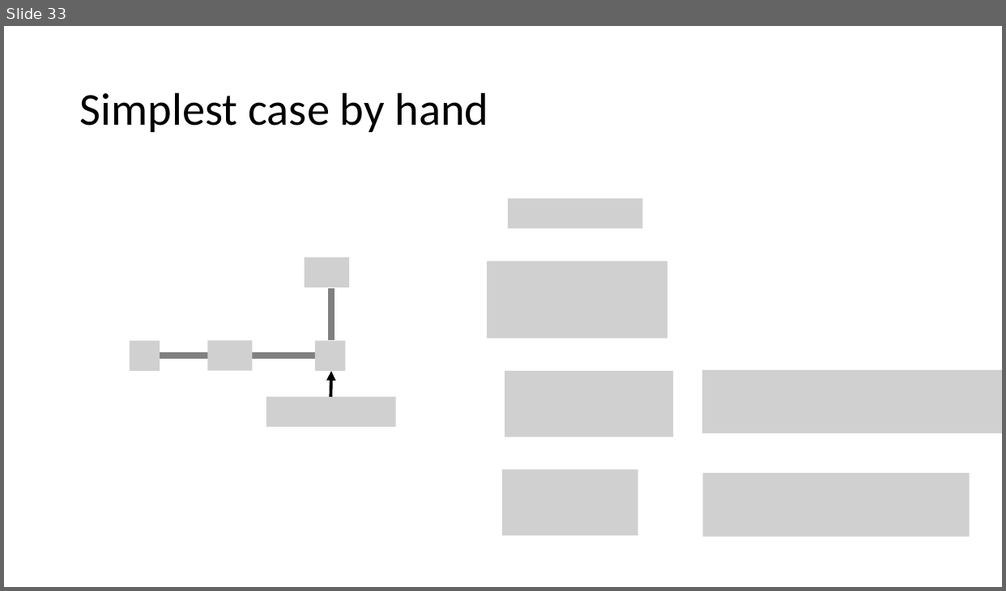
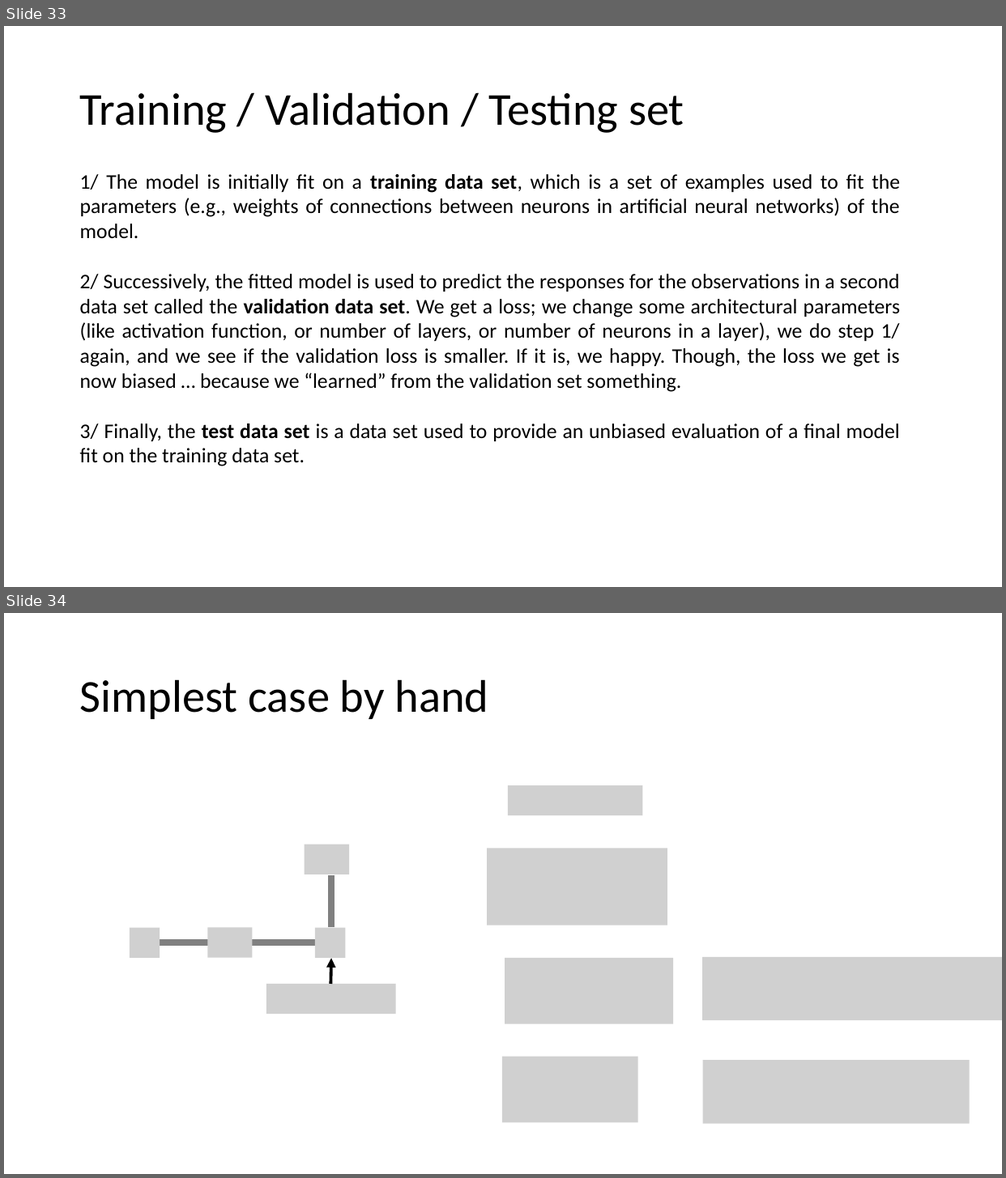
Before and after one commit to MICS-Lab/DeepLearningCourse, a slide deck: Slides_1.pptx. Shown one above the other, each under a label of ours: slide 33 before the commit, slides 33 and 34 after it. The pictures are 1006x591 and 1006x1178 pixels, drawn with LibreOffice and Linux fonts; fonts in the diff are those of the drawing; grey boxes stand for pictures. Boxes give left, top, right and bottom in pixels: in the first picture for what was removed or moved away, otherwise in the second. Text is boxed around its words. In the diff, an @@ line names an element or a change of style, - is before the commit and + after.

Commit message:
Activation function & training, validation and testing set slides

```diff
--- a/Slides_1.pptx
+++ b/Slides_1.pptx
@@ slide 33 added at [4,26,1002,587], background #FFFFFF @@
@@ title added at [80,92,684,133], 44 pt, text #000000 @@
+Training / Validation / Testing set
@@ text added at [80,174,900,467], 20 pt, text #000000 @@
+1/ The model is initially fit on a training data set, which is a set of examples used to fit the parameters (e.g., weights of connections between neurons in artificial neural networks) of the model.
+2/ Successively, the fitted model is used to predict the responses for the observations in a second data set called the validation data set. We get a loss; we change some architectural parameters (like activation function, or number of layers, or number of neurons in a layer), we do step 1/ again, and we see if the validation loss is smaller. If it is, we happy. Though, the loss we get is now biased … because we “learned” from the validation set something.
+3/ Finally, the test data set is a data set used to provide an unbiased evaluation of a final model fit on the training data set.
@@ what was slide 33 is now slide 34 @@
```
Also in this commit, not shown: 4 slides changed.
